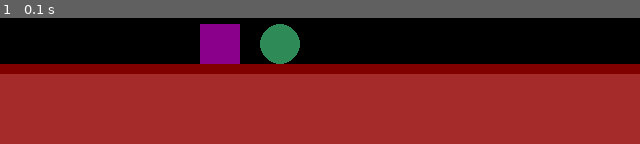
Above: before the commit, frame 1.
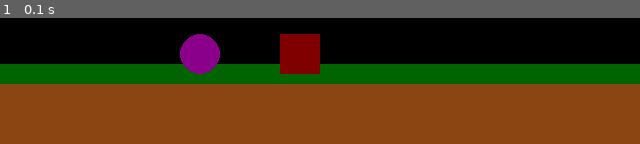
Above: after the commit, the same moment.

Repository: Al3x1sCS/PyGameTests
Game: pygame game, started from PyGameTests.py
Two runs of this game, one before a commit and one after it. Both use one fixed random seed, a clock stepped at 60 frames per second and the inputs below.
Inputs:
- Up to frame 1 (0.1 s): no input

The runs differ from the first frame. In frame 1, 67% of the frame differs, in the area x 0-100%, y 4-100%.

Commit message:
Feat: Adicionando um tema. Foi adicionado cores ao tema e ouve correção de algumas palavras e ajustado algumas identações.

Diff:
--- a/PyGameTests.py
+++ b/PyGameTests.py
@@ -1,5 +1,5 @@
 import pygame
-from pygame.locals import *
+from pygame import *
 from sys import exit
 
 pygame.init()
@@ -7,8 +7,23 @@
 largura = 640
 altura = 480
 
-wn = pygame.display.set_mode((largura, altura))
+janela = pygame.display.set_mode((largura, altura))
 pygame.display.set_caption('PyGameTests')
+
+# Tema
+
+brown = (139, 69, 19)
+black = (0, 0, 0)
+blue = (0, 0, 255)
+darkmagenta = (139, 0, 139)
+cabon = (47, 79, 79)
+green = (0, 100, 00)
+indigo = (75, 0, 130)
+red = (128, 0, 0)
+white = (255, 255, 255)
+
+
+
 
 while True:
     for event in pygame.event.get():
@@ -16,9 +31,9 @@
             pygame.quit()
             exit()
 
-    pygame.draw.rect(wn, (165, 42, 42), (0, 400, 640, 80))
-    pygame.draw.rect(wn, (128, 0, 0), (0, 400, 640, 10))
-    pygame.draw.rect(wn, (139, 0, 139), (200, 360, 40, 40))
-    pygame.draw.circle(wn, (46, 139, 87), (280, 380), 20)
+    pygame.draw.rect(janela, brown, (0, 400, 640, 80))
+    pygame.draw.rect(janela, green, (0, 400, 640, 20))
+    pygame.draw.rect(janela, red, (280, 370, 40, 40))
+    pygame.draw.circle(janela, darkmagenta, (200, 390), 20)
 
     pygame.display.update()
